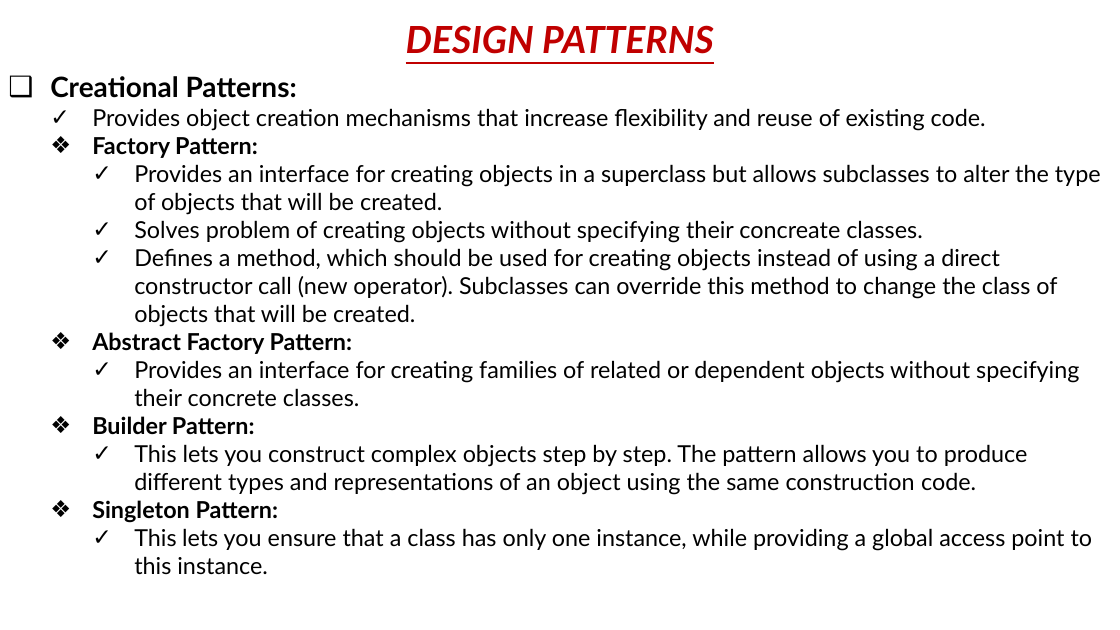
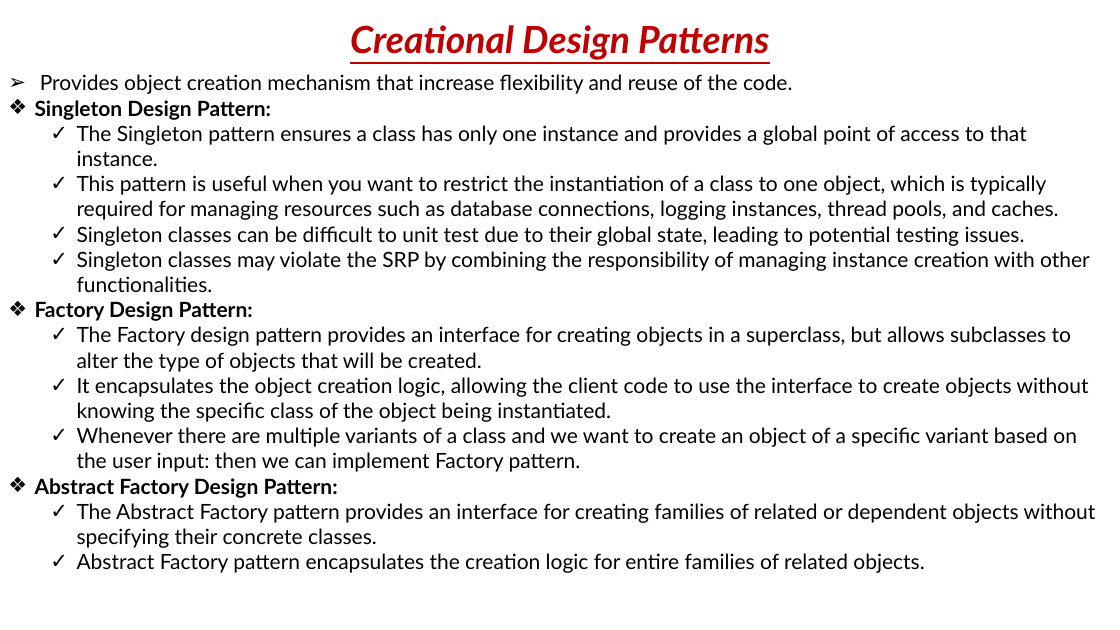
Before and after one commit to the-dev-pal/knowledge-rewards, a slide deck: slide 3 of src/LLD/LLD.pptx (slide 1 before the commit). Drawn at 1120x630 pixels with LibreOffice and Linux fonts; fonts in the diff are those of the drawing. Boxes give left, top, right and bottom in pixels: in the first picture for what was removed or moved away, otherwise in the second. Text is boxed around its words. In the diff, an @@ line names an element or a change of style, - is before the commit and + after.

Commit message:
Design Patterns and Immutable Class

```diff
--- a/src/LLD/LLD.pptx
+++ b/src/LLD/LLD.pptx
@@ text at box(350, 25, 769, 60): text changed @@
-DESIGN PATTERNS
+Creational Design Patterns
@@ text at box(35, 74, 1096, 573): text changed; size 20 to 18 pt @@
-❑ Creational Patterns:
-  ✓ Provides object creation mechanisms that increase flexibility and reuse of existing code.
-  ❖ Factory Pattern:
-    ✓ Provides an interface for creating objects in a superclass but allows subclasses to alter the type of objects that will be created.
-    ✓ Solves problem of creating objects without specifying their concreate classes.
-    ✓ Defines a method, which should be used for creating objects instead of using a direct constructor call (new operator). Subclasses can override this method to change the class of objects that will be created.
-  ❖ Abstract Factory Pattern:
-    ✓ Provides an interface for creating families of related or dependent objects without specifying their concrete classes.
-  ❖ Builder Pattern:
-    ✓ This lets you construct complex objects step by step. The pattern allows you to produce different types and representations of an object using the same construction code.
-  ❖ Singleton Pattern:
-    ✓ This lets you ensure that a class has only one instance, while providing a global access point to this instance.
+➢ Provides object creation mechanism that increase flexibility and reuse of the code.
+❖ Singleton Design Pattern:
+  ✓ The Singleton pattern ensures a class has only one instance and provides a global point of access to that instance.
+  ✓ This pattern is useful when you want to restrict the instantiation of a class to one object, which is typically required for managing resources such as database connections, logging instances, thread pools, and caches.
+  ✓ Singleton classes can be difficult to unit test due to their global state, leading to potential testing issues.
+  ✓ Singleton classes may violate the SRP by combining the responsibility of managing instance creation with other functionalities.
+❖ Factory Design Pattern:
+  ✓ The Factory design pattern provides an interface for creating objects in a superclass, but allows subclasses to alter the type of objects that will be created.
+  ✓ It encapsulates the object creation logic, allowing the client code to use the interface to create objects without knowing the specific class of the object being instantiated.
+  ✓ Whenever there are multiple variants of a class and we want to create an object of a specific variant based on the user input: then we can implement Factory pattern.
+❖ Abstract Factory Design Pattern:
+  ✓ The Abstract Factory pattern provides an interface for creating families of related or dependent objects without specifying their concrete classes.
+  ✓ Abstract Factory pattern encapsulates the creation logic for entire families of related objects.
```
Also in this commit, not shown: 4 slides added, 1 slide removed, 36 other files.
